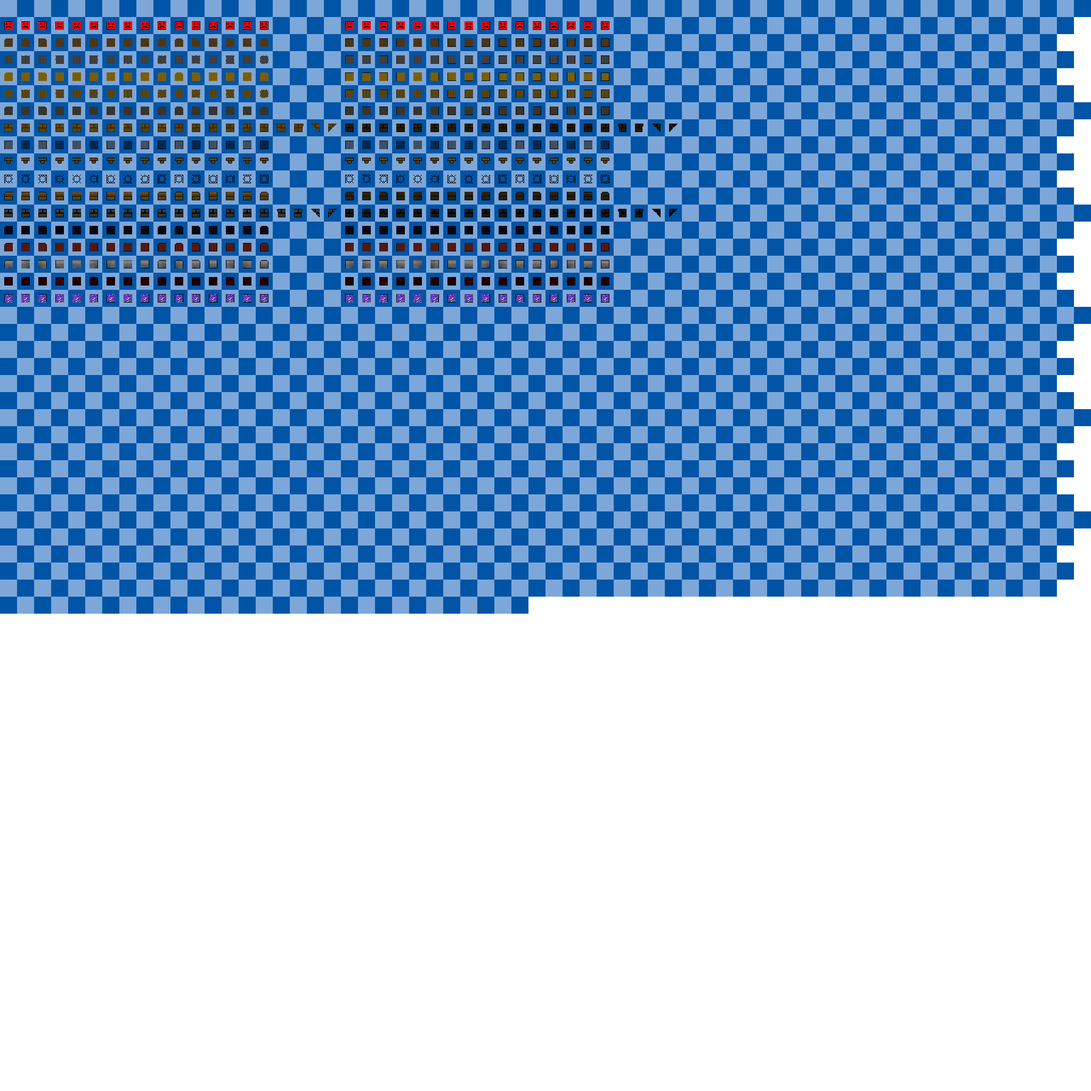
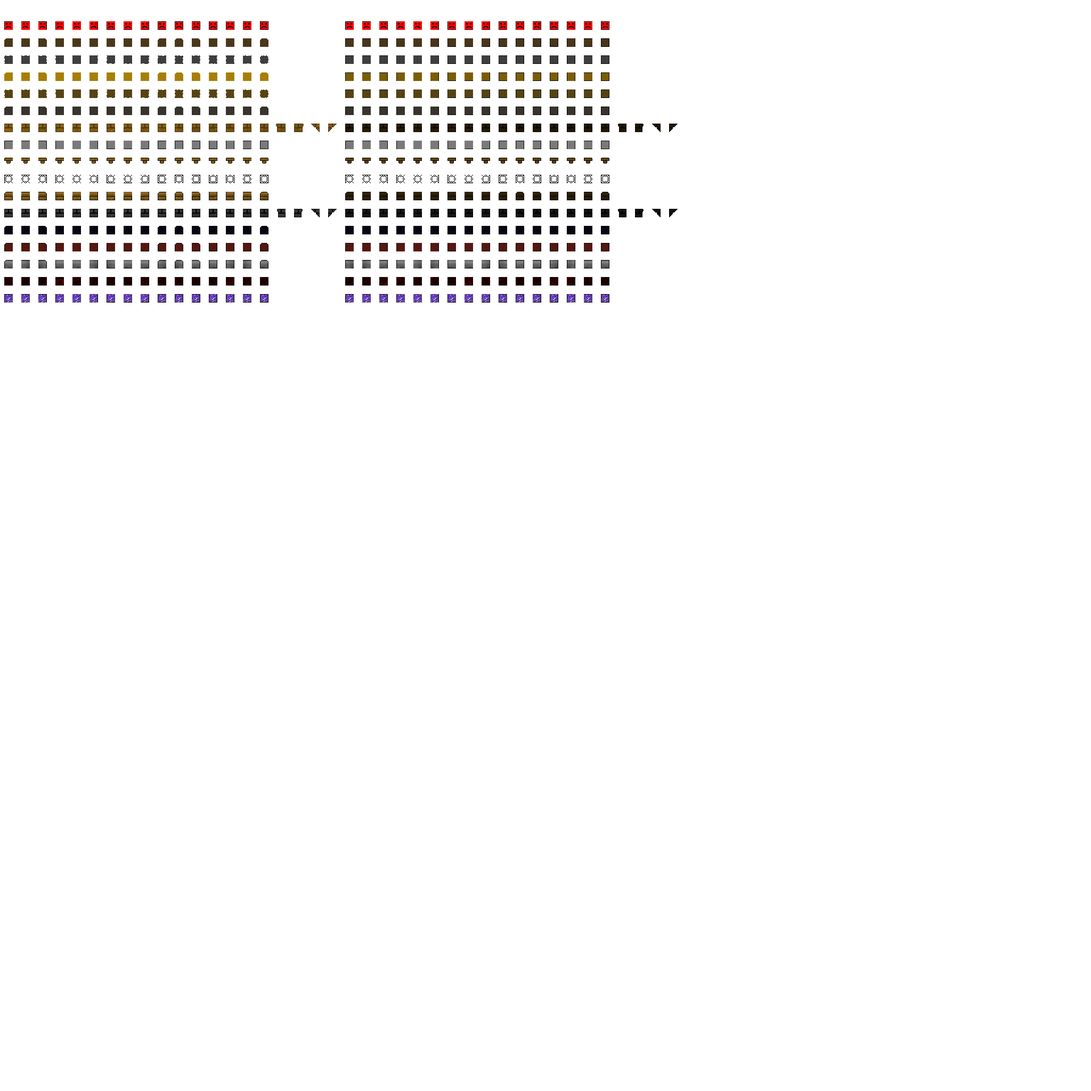
The second 1091px x 1091px image is a revision of the first. Changes to its layers:
painted on "Layer 4" over [4, 72, 337, 200]
hid "Layer 1" over [0, 0, 1091, 614]
